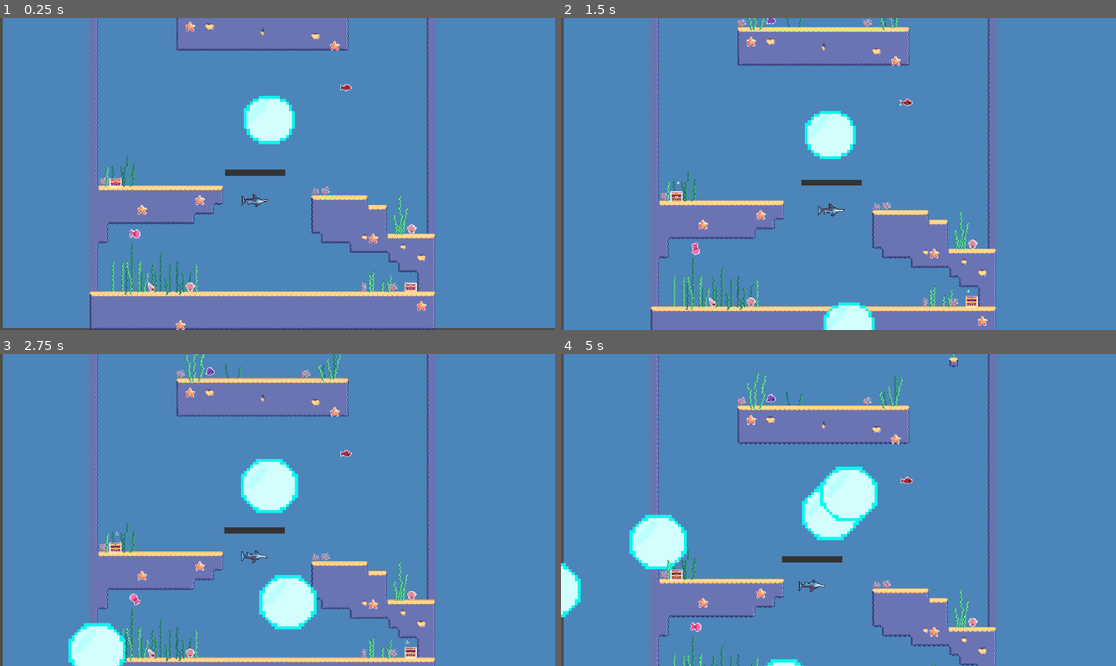
Above: before the commit, frames 1-4 (two rows, left to right).
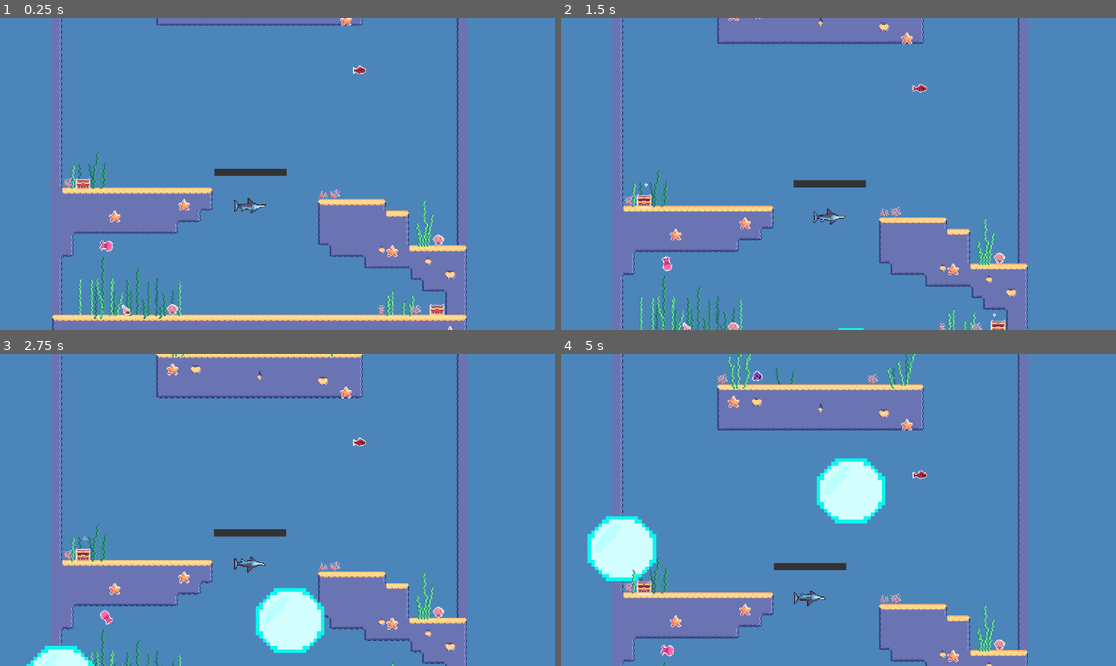
Above: after the commit, the same moments.

Repository: sondreln/GGJ2025
Game: Godot game, scene res://scenes/main_scene.tscn
Two runs of this game, one before a commit and one after it. Both use one fixed random seed, a clock stepped at 60 frames per second and the inputs below.
Inputs (mouse positions are in pixels of both pictures, inside the frame that each line leads up to):
- Up to frame 1 (0.25 s): no input
- Up to frame 2 (1.5 s): tap Enter at 0.5 s; move the mouse to (960, 158) at 0.52 s; tap Space at 0.77 s; move the mouse to (727, 189) at 1.27 s
- Up to frame 3 (2.75 s): tap Space at 1.52 s; move the mouse to (333, 441) at 2.02 s
- Up to frame 4 (5 s): move the mouse to (810, 572) at 2.77 s; tap Space at 3.02, 3.77, 4.52 s; move the mouse to (1005, 556) at 3.52 s; move the mouse to (672, 463) at 4.27 s

The runs differ from the first frame. In frame 1, 25% of the frame differs, in the area x 0-100%, y 0-100%; in frame 2, 25%; in frame 3, 27%, in the area x 0-85%, y 0-100%; in frame 4, 25%.

Commit message:
space til main scene

Diff:
--- a/scenes/main_scene.tscn
+++ b/scenes/main_scene.tscn
@@ -4,15 +4,13 @@
 [ext_resource type="Texture2D" uid="uid://raib2800y3ik" path="res://assets/sprites/world_tileset.png" id="1_rdbjr"]
 [ext_resource type="PackedScene" uid="uid://dc5k8auuhrp2p" path="res://scenes/Foreground.tscn" id="2_e2jip"]
 [ext_resource type="PackedScene" uid="uid://kf4udxsvf2bo" path="res://scenes/Swordfish.tscn" id="3_phmej"]
-[ext_resource type="PackedScene" uid="uid://clm6f1cua2kt7" path="res://scenes/Bubble.tscn" id="4_6op5y"]
 [ext_resource type="Texture2D" uid="uid://7r52x0i5den1" path="res://assets/Clouds/Clouds 1/1.png" id="4_ip2c0"]
 [ext_resource type="Texture2D" uid="uid://vp30xfahbpxk" path="res://assets/Clouds/Clouds 1/4.png" id="5_6887o"]
 [ext_resource type="Texture2D" uid="uid://cdr81hs4sjjuw" path="res://assets/Clouds/Clouds 7/1.png" id="6_albxr"]
+[ext_resource type="AudioStream" uid="uid://bw4huchcnhtg7" path="res://assets/Sound/ES_Gotta Catch That Unicorn - Josef Bel Habib (Version 8ec61c44) - fullmix_high_quality.mp3" id="6_e4wrj"]
 [ext_resource type="Texture2D" uid="uid://ci3wmcx4ynv4" path="res://assets/Foozle_2DS0015_Void_EnvironmentPack/Backgrounds/PNGs/Condesed/Starry background  - Layer 01 - Void.png" id="7_wbfja"]
 [ext_resource type="Texture2D" uid="uid://d26mpys5a6aly" path="res://assets/Foozle_2DS0015_Void_EnvironmentPack/Planets/PNGs/Earth-Like planet - Without back glow.png" id="8_n0qve"]
 [ext_resource type="Texture2D" uid="uid://cdyb7pvvbsdt" path="res://assets/Foozle_2DS0015_Void_EnvironmentPack/Asteroids/PNGs/Asteroid 01 - Explode.png" id="9_56s8i"]
-[ext_resource type="PackedScene" uid="uid://dp8mfog3ml8nu" path="res://scenes/Bubble.tscn" id="4_6op5y"]
-[ext_resource type="AudioStream" uid="uid://bw4huchcnhtg7" path="res://assets/Sound/ES_Gotta Catch That Unicorn - Josef Bel Habib (Version 8ec61c44) - fullmix_high_quality.mp3" id="6_e4wrj"]
 
 [sub_resource type="TileSetAtlasSource" id="TileSetAtlasSource_l33de"]
 texture = ExtResource("1_rdbjr")
@@ -11209,18 +11207,11 @@
 
 [node name="Camera2D" type="Camera2D" parent="."]
 position = Vector2(613, 352)
-zoom = Vector2(1.25, 1.25)
+zoom = Vector2(1.5, 1.5)
 
 [node name="Swordfish" parent="." instance=ExtResource("3_phmej")]
 position = Vector2(576, 390)
 
-[node name="Camera2D2" type="Camera2D" parent="."]
-position = Vector2(613, 352)
-zoom = Vector2(1.3, 1.3)
-
-[node name="Area2D" parent="." instance=ExtResource("4_6op5y")]
-position = Vector2(597, 262)
-
 [node name="Music" type="AudioStreamPlayer2D" parent="."]
 stream = ExtResource("6_e4wrj")
 autoplay = true
Not shown: 1 places in scenes/Space.tscn that only renumber resources
